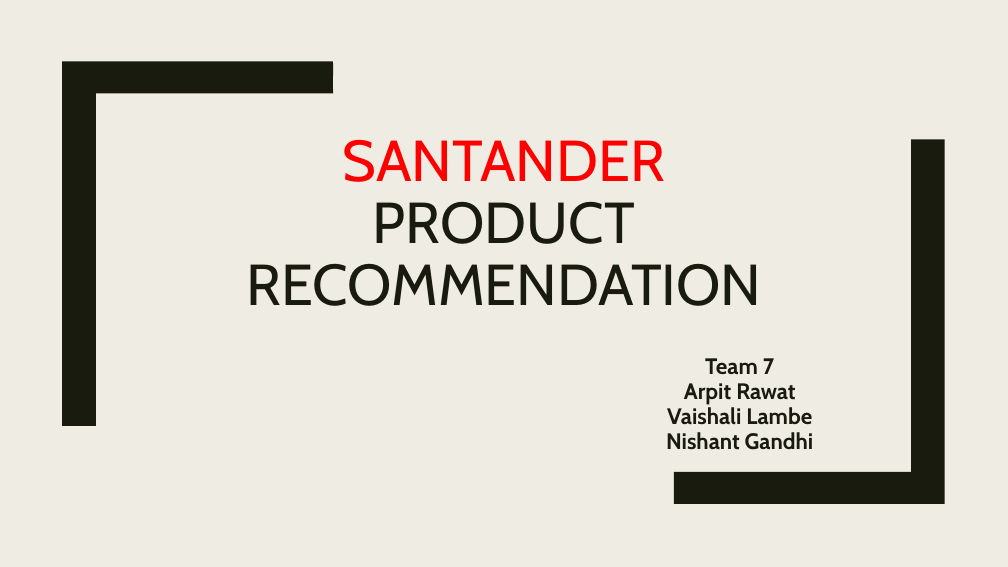
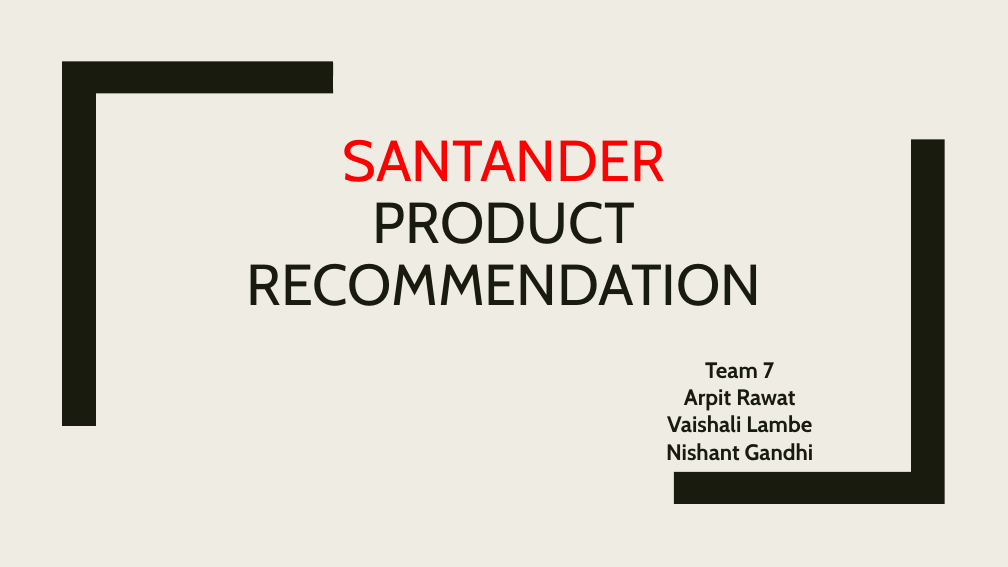
Before and after one commit to vaishalilambe/Team7_Santander_Product_Recommendation, a slide deck: slide 1 of presentation/Project_Presentation.pptx. Drawn at 1008x567 pixels with LibreOffice and Linux fonts; fonts in the diff are those of the drawing. Boxes give left, top, right and bottom in pixels: in the first picture for what was removed or moved away, otherwise in the second. Text is boxed around its words. In the diff, an @@ line names an element or a change of style, - is before the commit and + after.

```diff
--- a/presentation/Project_Presentation.pptx
+++ b/presentation/Project_Presentation.pptx
@@ subtitle "Team 7" at box(666, 362, 814, 461): line spacing 0.92 to 1.02 @@
```
Also in this commit, not shown: 1 other slide changed.
